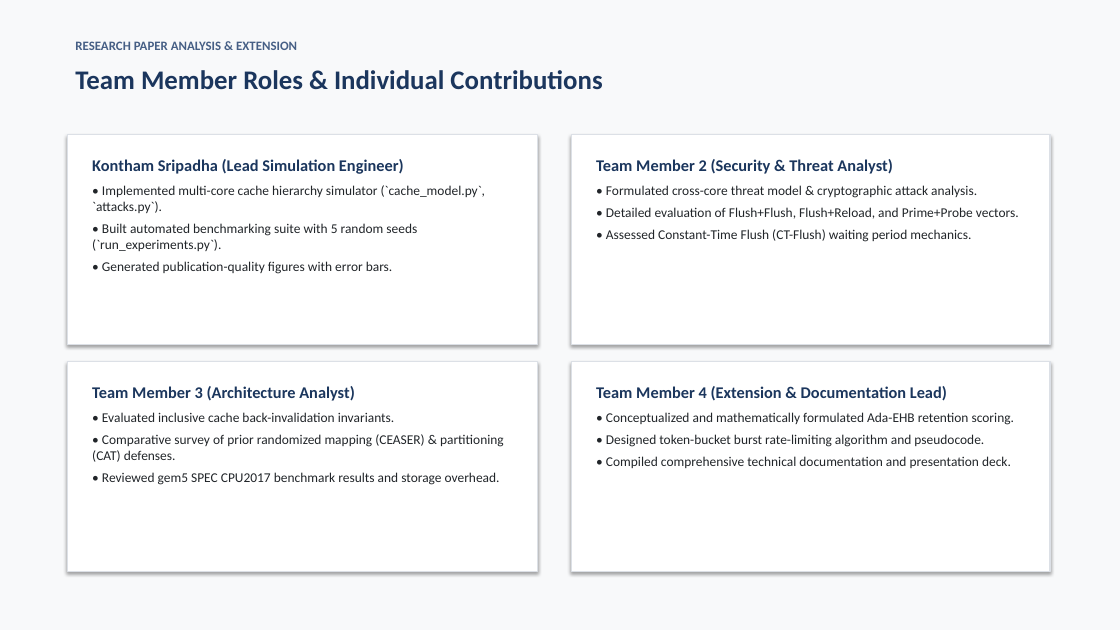
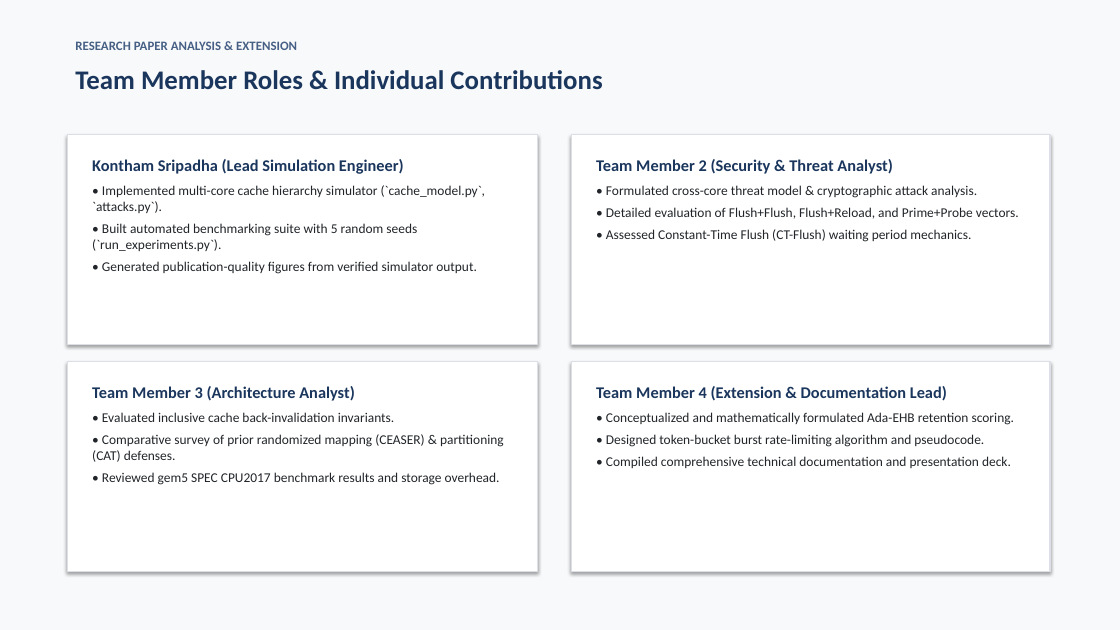
Before and after one commit to Sripadh16/IS-project, a slide deck: slide 13 of TreasureCache_Presentation.pptx. Drawn at 1120x630 pixels with LibreOffice and Linux fonts; fonts in the diff are those of the drawing. Boxes give left, top, right and bottom in pixels: in the first picture for what was removed or moved away, otherwise in the second. Text is boxed around its words. In the diff, an @@ line names an element or a change of style, - is before the commit and + after.

```diff
--- a/TreasureCache_Presentation.pptx
+++ b/TreasureCache_Presentation.pptx
@@ text at bbox=[102, 261, 477, 274]: text changed @@
-• Generated publication-quality figures with error bars.
+• Generated publication-quality figures from verified simulator output.
```
Also in this commit, not shown: 5 other slides changed, 2 slides added, 2 slides removed, 11 other files.
